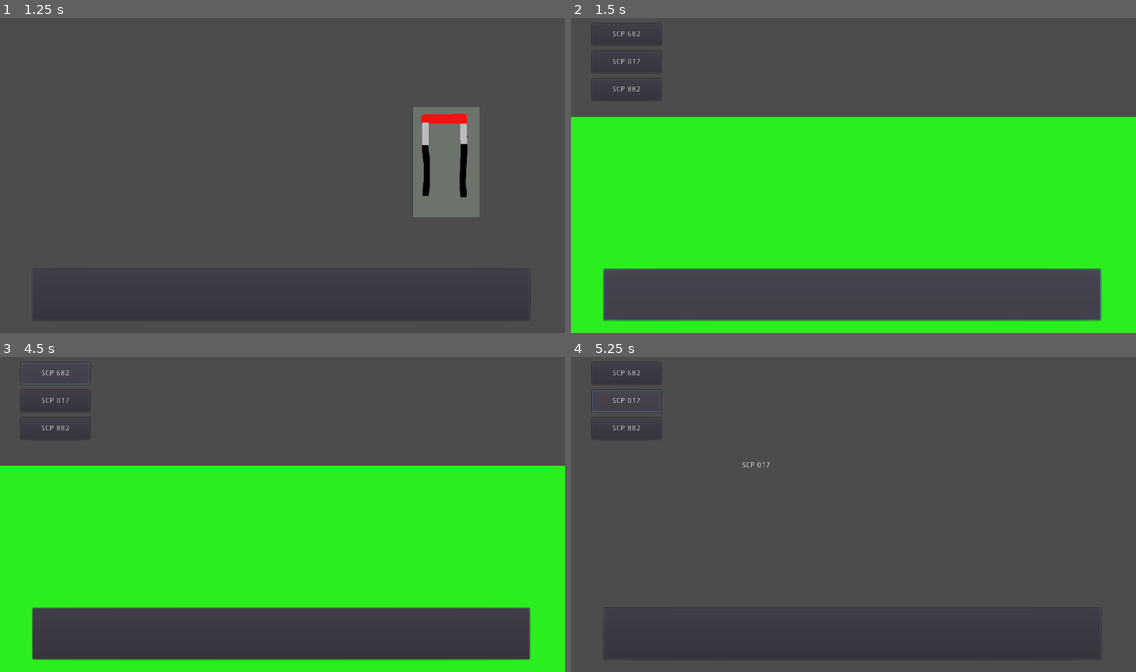
Above: before the commit, frames 1-4 (two rows, left to right).
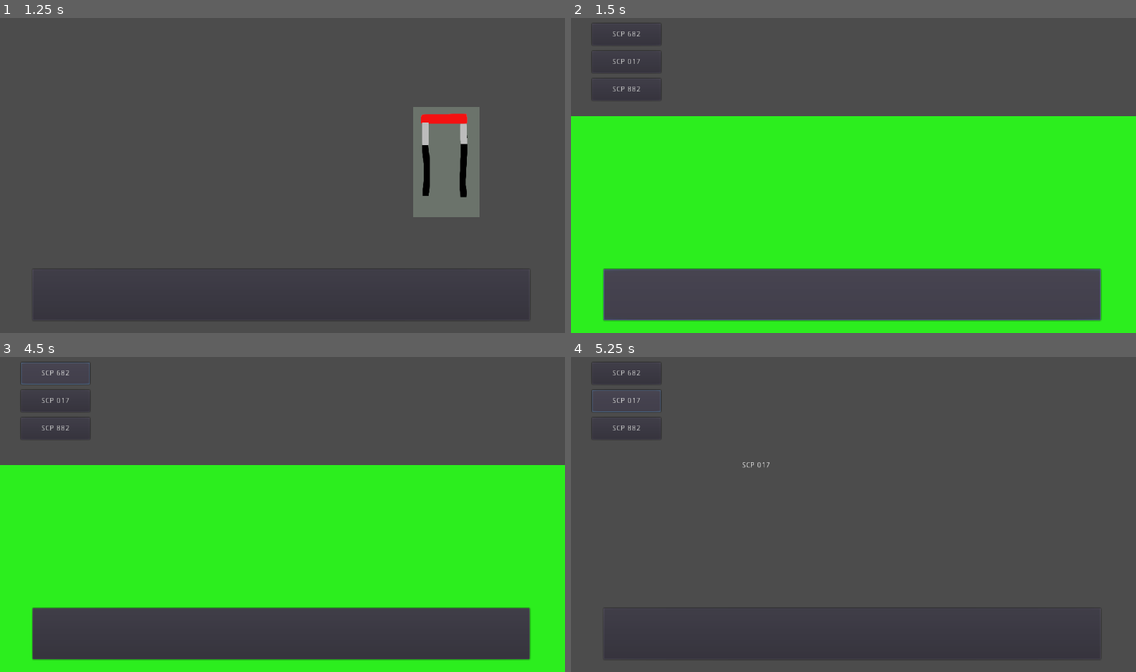
Above: after the commit, the same moments.

Repository: NSCarter/Five-Nights-At-The-Foundation
Game: Godot game, scene res://Scenes/Controls.tscn
Two runs of this game, one before a commit and one after it. Both use one fixed random seed, a clock stepped at 60 frames per second and the inputs below.
Inputs (mouse positions are in pixels of both pictures, inside the frame that each line leads up to):
- Up to frame 1 (1.25 s): click (446, 162) at 0.5 s
- Up to frame 2 (1.5 s): click (853, 295) at 1.25 s
- Up to frame 3 (4.5 s): click "SCP 682" at 2 s; click "SCP 017" at 2.75 s; click "SCP 882" at 3.5 s; click "SCP 682" at 4.25 s
- Up to frame 4 (5.25 s): click "SCP 017" at 5 s

Frame 1 is identical in both runs. In frame 2, 0.2% of the frame differs, in the area x 0-100%, y 31-32%; in frame 3, 0.2%; in frame 4, nothing differs.

Commit message:
Acid raises on button press

Diff:
--- a/Scenes/Controls.tscn
+++ b/Scenes/Controls.tscn
@@ -1,9 +1,10 @@
-[gd_scene load_steps=5 format=2]
+[gd_scene load_steps=6 format=2]
 
 [ext_resource path="res://Scripts/CamerasButton.gd" type="Script" id=1]
 [ext_resource path="res://Assests/Images/AcidLeverDown.png" type="Texture" id=2]
 [ext_resource path="res://Assests/Images/AcidLeverUp.png" type="Texture" id=3]
 [ext_resource path="res://Scripts/Controls.gd" type="Script" id=4]
+[ext_resource path="res://Scripts/AcidLever.gd" type="Script" id=5]
 
 [node name="Node2D" type="Node2D"]
 script = ExtResource( 4 )
@@ -22,6 +23,9 @@
 margin_bottom = 390.0
 texture_normal = ExtResource( 3 )
 texture_pressed = ExtResource( 2 )
+script = ExtResource( 5 )
 
 [connection signal="mouse_entered" from="CamerasButton" to="CamerasButton" method="_on_CamerasButton_mouse_entered"]
 [connection signal="mouse_exited" from="CamerasButton" to="CamerasButton" method="_on_CamerasButton_mouse_exited"]
+[connection signal="button_down" from="AcidLever" to="AcidLever" method="_on_AcidLever_button_down"]
+[connection signal="button_up" from="AcidLever" to="AcidLever" method="_on_AcidLever_button_up"]
--- /dev/null
+++ b/Scripts/AcidLever.gd
@@ -0,0 +1,15 @@
+extends TextureButton
+
+var button_down = false
+
+func _process(delta):
+	if button_down:
+		Stats.acid_pos -= 0.75
+
+
+func _on_AcidLever_button_down():
+	button_down = true
+
+
+func _on_AcidLever_button_up():
+	button_down = false
